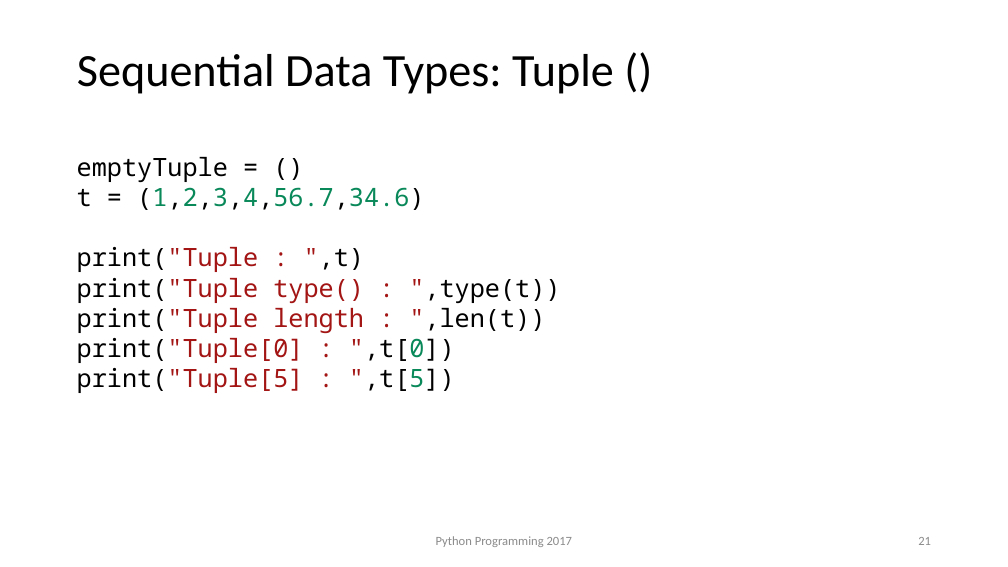
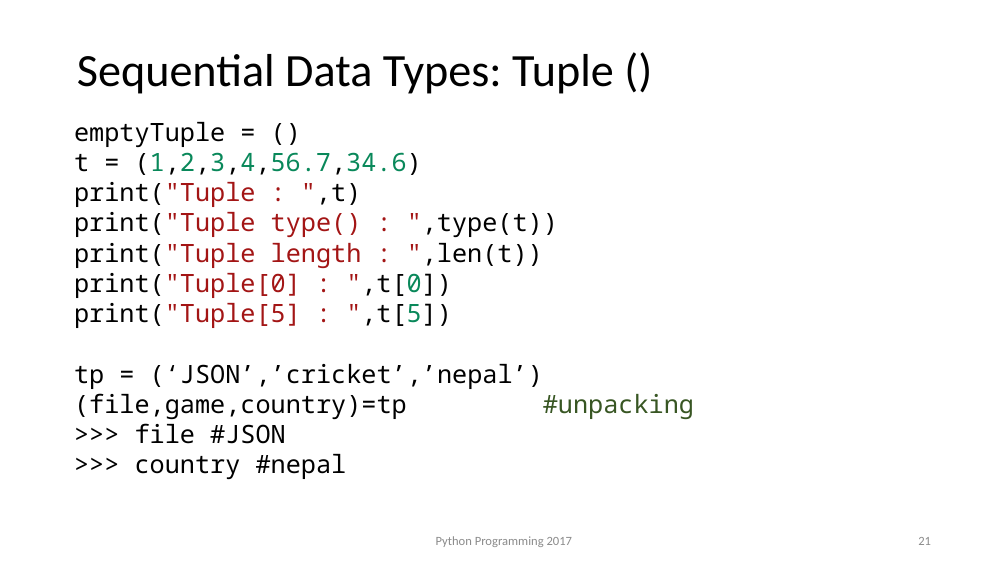
Before and after one commit to anishchapagain/AnishPython, a slide deck: slide 21 of python_notes.pptx. Drawn at 1008x567 pixels with LibreOffice and Linux fonts; fonts in the diff are those of the drawing; background and template pictures are left out. Boxes give left, top, right and bottom in pixels: in the first picture for what was removed or moved away, otherwise in the second. Text is boxed around its words. In the diff, an @@ line names an element or a change of style, - is before the commit and + after.

```diff
--- a/python_notes.pptx
+++ b/python_notes.pptx
@@ text "emptyTuple = ()": place and size @@
-text "emptyTuple = ()" at bbox=[77, 157, 560, 393]
+text "emptyTuple = ()" at bbox=[74, 122, 694, 479]
@@ text at bbox=[74, 364, 694, 479]: paragraphs added @@
+tp = (‘JSON’,’cricket’,’nepal’)
+(file,game,country)=tp #unpacking
+>>> file #JSON
+>>> country #nepal
```
Also in this commit, not shown: 1 other slide changed, 5 slides added, 5 other files.
